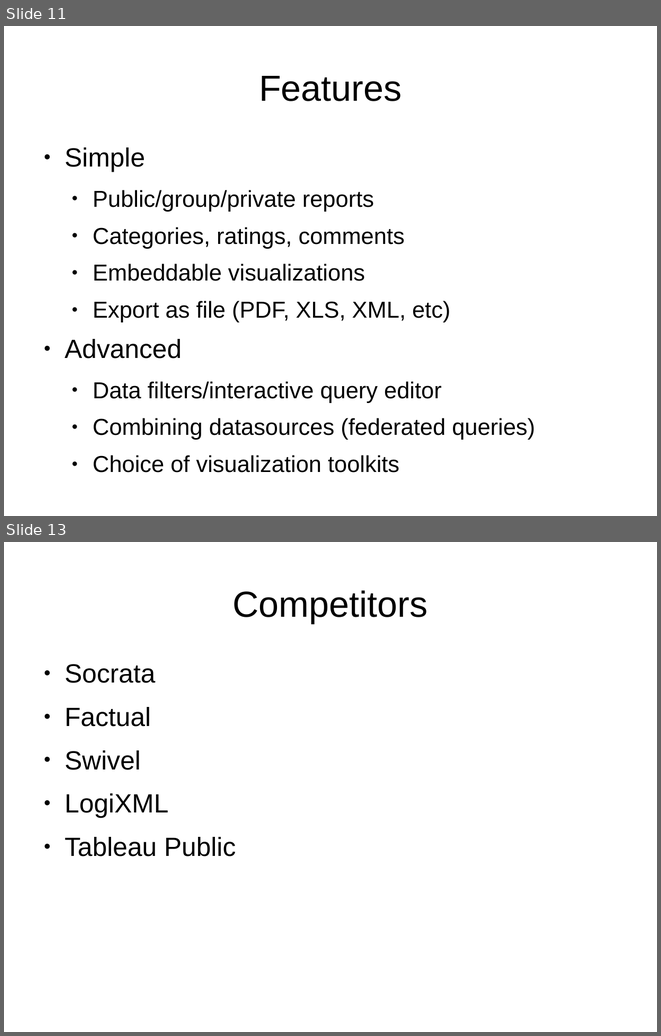
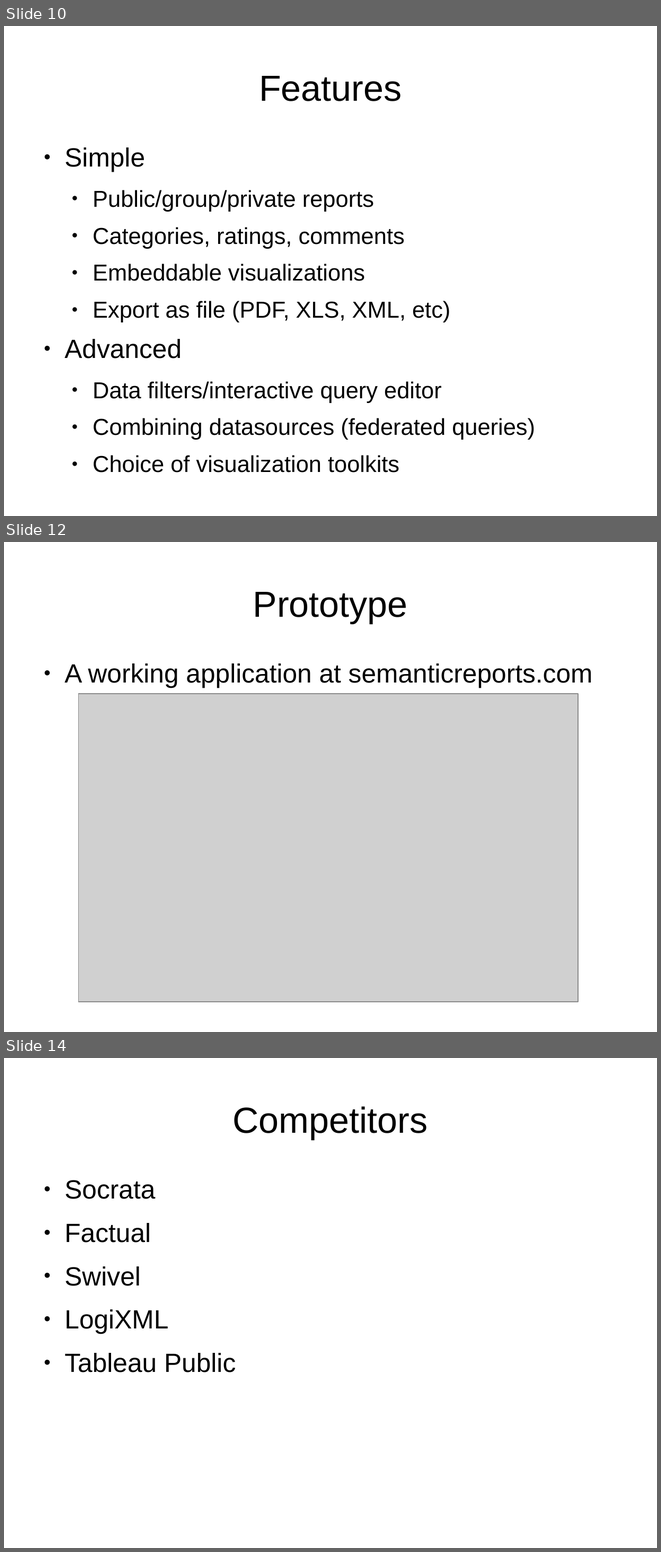
Before and after one commit to AtomGraph/Web-Client, a slide deck: web/docs/presentation.odp. Shown one above the other, each under a label of ours: slides 11 and 13 before the commit, slides 10, 12 and 14 after it; the slides between them are not shown. The pictures are 661x1036 and 661x1552 pixels, drawn with LibreOffice and Linux fonts; fonts in the diff are those of the drawing; grey boxes stand for pictures. Boxes give left, top, right and bottom in pixels: in the first picture for what was removed or moved away, otherwise in the second. Text is boxed around its words. In the diff, an @@ line names an element or a change of style, - is before the commit and + after.

```diff
--- a/web/docs/presentation.odp
+++ b/web/docs/presentation.odp
@@ slide 12 added at (4, 542, 657, 1032), background #FFFFFF @@
@@ title added at (253, 592, 408, 623), 44 pt, text #000000 @@
+Prototype
@@ text added at (64, 663, 593, 688), 32 pt, text #000000 @@
+● A working application at semanticreports.com
@@ picture added at (79, 694, 578, 1002) @@
@@ what was slide 11 is now slide 10 @@
@@ what was slide 13 is now slide 14 @@
```
Also in this commit, not shown: 2 slides changed, 1 other slide added, 1 slide removed, 4 other files.
